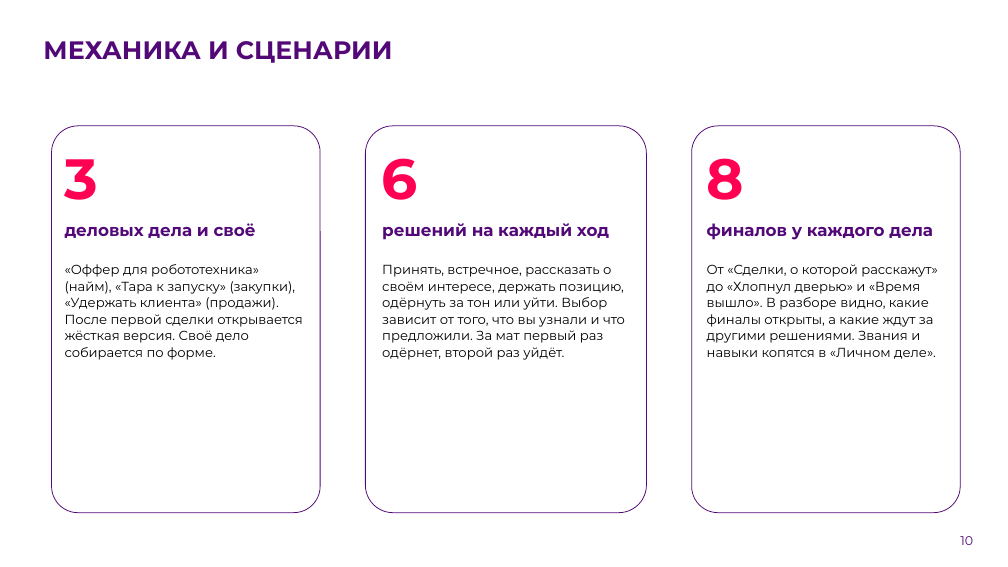
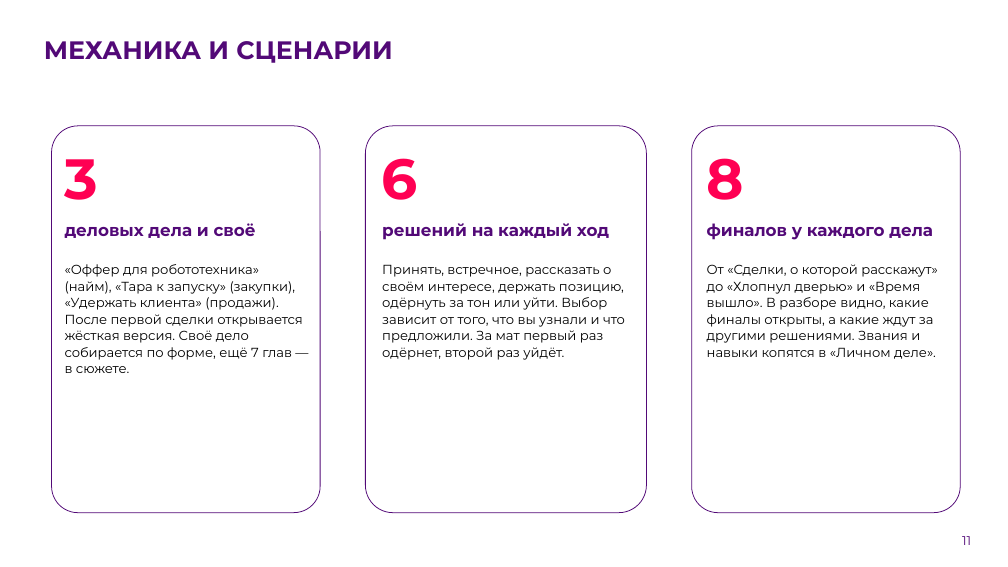
Before and after one commit to 57lol/arena-peregovorov, a slide deck: slide 11 of docs/presentation.pptx (slide 10 before the commit). Drawn at 1008x567 pixels with LibreOffice and Linux fonts; fonts in the diff are those of the drawing; background and template pictures are left out. Boxes give left, top, right and bottom in pixels: in the first picture for what was removed or moved away, otherwise in the second. Text is boxed around its words. In the diff, an @@ line names an element or a change of style, - is before the commit and + after.

```diff
--- a/docs/presentation.pptx
+++ b/docs/presentation.pptx
@@ text at [65,264,303,373]: text changed @@
-«Оффер для робототехника» (найм), «Тара к запуску» (закупки), «Удержать клиента» (продажи). После первой сделки открывается жёсткая версия. Своё дело собирается по форме.
+«Оффер для робототехника» (найм), «Тара к запуску» (закупки), «Удержать клиента» (продажи). После первой сделки открывается жёсткая версия. Своё дело собирается по форме, ещё 7 глав — в сюжете.
@@ page number at [962,536,971,545]: text changed @@
-10
+11
```
Also in this commit, not shown: 15 other slides changed, 2 slides added, 1 other file.
